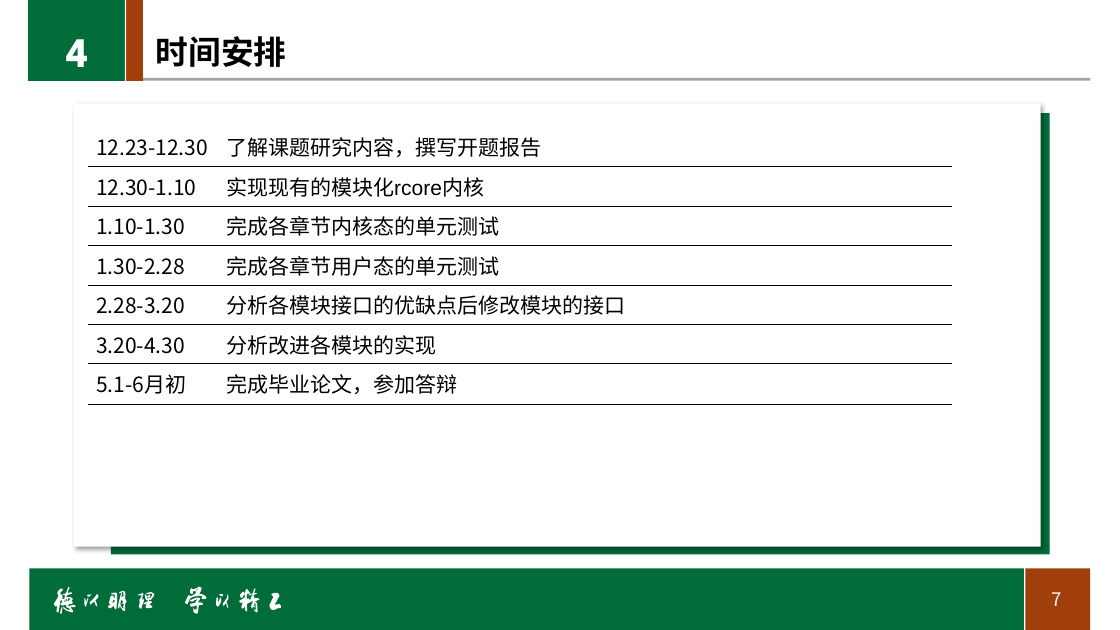
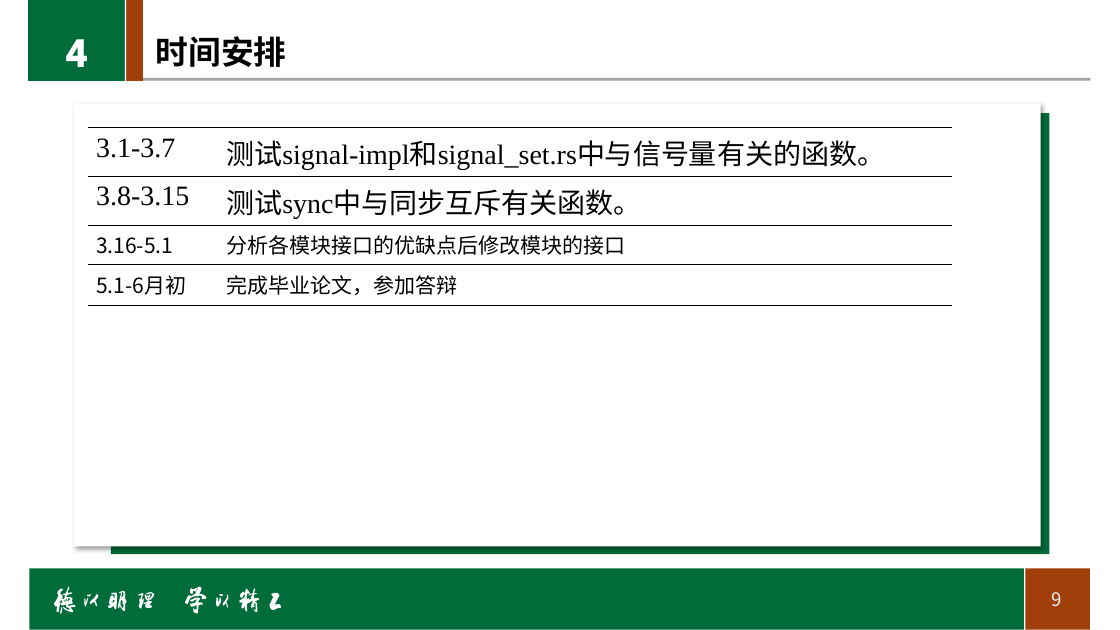
Before and after one commit to shiwenlong12/rcore_module1, a slide deck: slide 9 of Related_documents/开题报告.pptx (slide 7 before the commit). Drawn at 1120x630 pixels with LibreOffice and Linux fonts; fonts in the diff are those of the drawing; background and template pictures are left out. Boxes give left, top, right and bottom in pixels: in the first picture for what was removed or moved away, otherwise in the second. Text is boxed around its words. In the diff, an @@ line names an element or a change of style, - is before the commit and + after.

Commit message:
细化时间安排

```diff
--- a/Related_documents/开题报告.pptx
+++ b/Related_documents/开题报告.pptx
@@ table at (87,128,952,305) @@
-row 1: 12.23-12.30 | 了解课题研究内容，撰写开题报告
-row 2: 12.30-1.10 | 实现现有的模块化rcore内核
-row 3: 1.10-1.30 | 完成各章节内核态的单元测试
-row 4: 1.30-2.28 | 完成各章节用户态的单元测试
-row 5: 2.28-3.20 | 分析各模块接口的优缺点后修改模块的接口
-row 6: 3.20-4.30 | 分析改进各模块的实现
+row 1: 3.1-3.7 | 测试signal-impl和signal_set.rs中与信号量有关的函数。
+row 2: 3.8-3.15 | 测试sync中与同步互斥有关函数。
+row 3: 3.16-5.1 | 分析各模块接口的优缺点后修改模块的接口
@@ page number at (1052,592,1062,607): text changed @@
-7
+9
```
Also in this commit, not shown: 8 other slides changed, 3 slides added, 4 other files.
